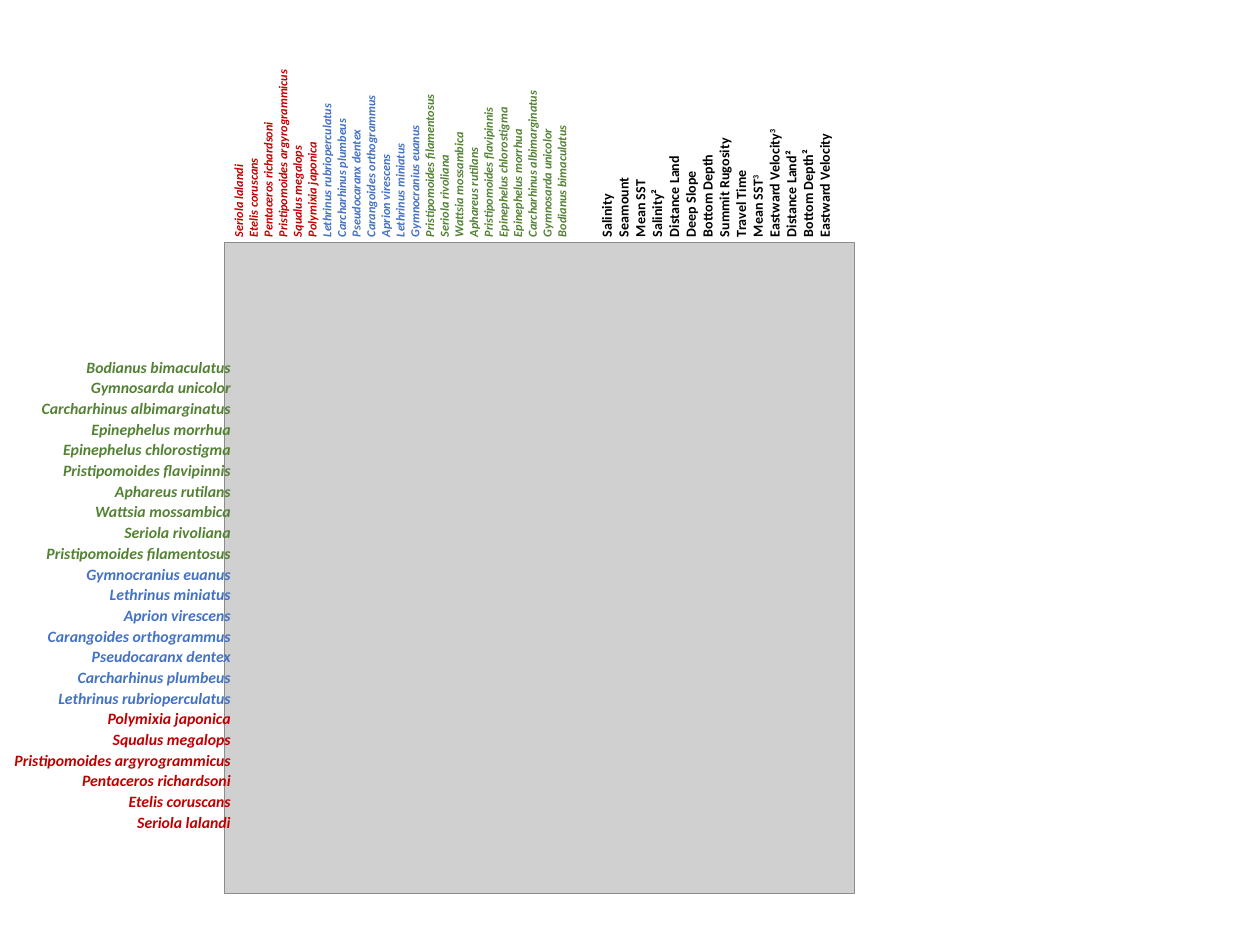
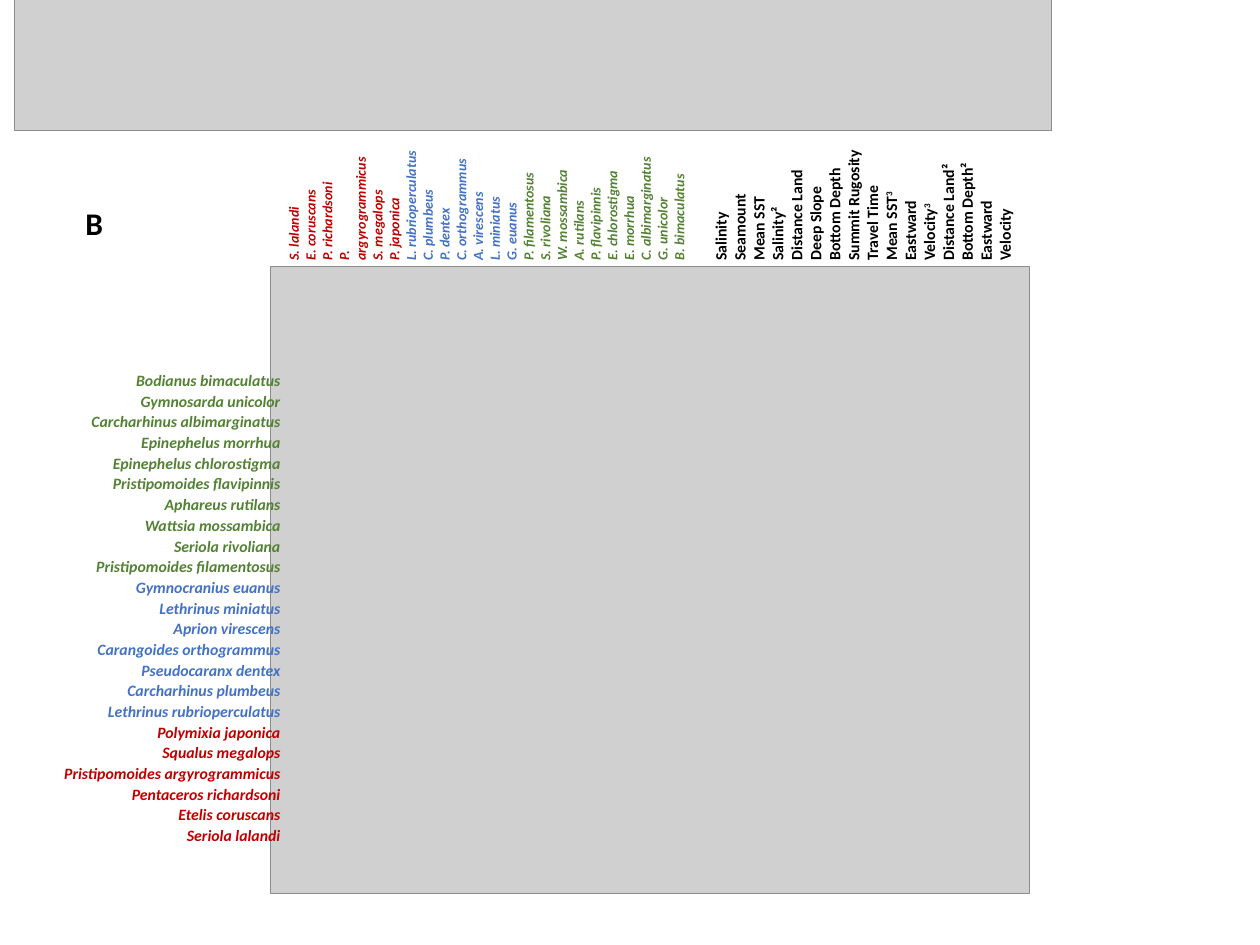
Before and after one commit to lmathon/Seamounts_3Dmodelling, a slide deck: slide 5 of 06_Figures/Figures.pptx. Drawn at 1260x945 pixels with LibreOffice and Linux fonts; fonts in the diff are those of the drawing; grey boxes stand for pictures. Boxes give left, top, right and bottom in pixels: in the first picture for what was removed or moved away, otherwise in the second. Text is boxed around its words. In the diff, an @@ line names an element or a change of style, - is before the commit and + after.

```diff
--- a/06_Figures/Figures.pptx
+++ b/06_Figures/Figures.pptx
@@ picture added at (x1=14, y1=0, x2=1051, y2=131) @@
@@ text "Salinity" moved from (x1=599, y1=138, x2=834, y2=237) to (x1=712, y1=155, x2=1015, y2=260) @@
@@ text "Salinity" at (x1=712, y1=155, x2=1015, y2=260): size 8 to 9 pt @@
@@ text at (x1=285, y1=160, x2=688, y2=260): text changed; size 7 to 8 pt @@
-Seriola lalandi
-Etelis coruscans
-Pentaceros richardsoni
-Pristipomoides argyrogrammicus
-Squalus megalops
-Polymixia japonica
-Lethrinus rubrioperculatus
-Carcharhinus plumbeus
-Pseudocaranx dentex
-Carangoides orthogrammus
-Aprion virescens
-Lethrinus miniatus
-Gymnocranius euanus
-Pristipomoides filamentosus
-Seriola rivoliana
-Wattsia mossambica
-Aphareus rutilans
-Pristipomoides flavipinnis
-Epinephelus chlorostigma
-Epinephelus morrhua
-Carcharhinus albimarginatus
-Gymnosarda unicolor
-Bodianus bimaculatus
+S. lalandi
+E. coruscans
+P. richardsoni
+P. argyrogrammicus
+S. megalops
+P. japonica
+L. rubrioperculatus
+C. plumbeus
+P. dentex
+C. orthogrammus
+A. virescens
+L. miniatus
+G. euanus
+P. filamentosus
+S. rivoliana
+W. mossambica
+A. rutilans
+P. flavipinnis
+E. chlorostigma
+E. morrhua
+C. albimarginatus
+G. unicolor
+B. bimaculatus
@@ text added at (x1=85, y1=214, x2=103, y2=235), 18 pt, text #000000, bold @@
+B
@@ picture resized from (x1=224, y1=242, x2=854, y2=893) to (x1=271, y1=266, x2=1029, y2=893) @@
@@ text "Bodianus bimaculatus" moved from (x1=14, y1=359, x2=231, y2=832) to (x1=64, y1=373, x2=281, y2=846) @@
```
Also in this commit, not shown: 1 other slide changed, 7 other files.
